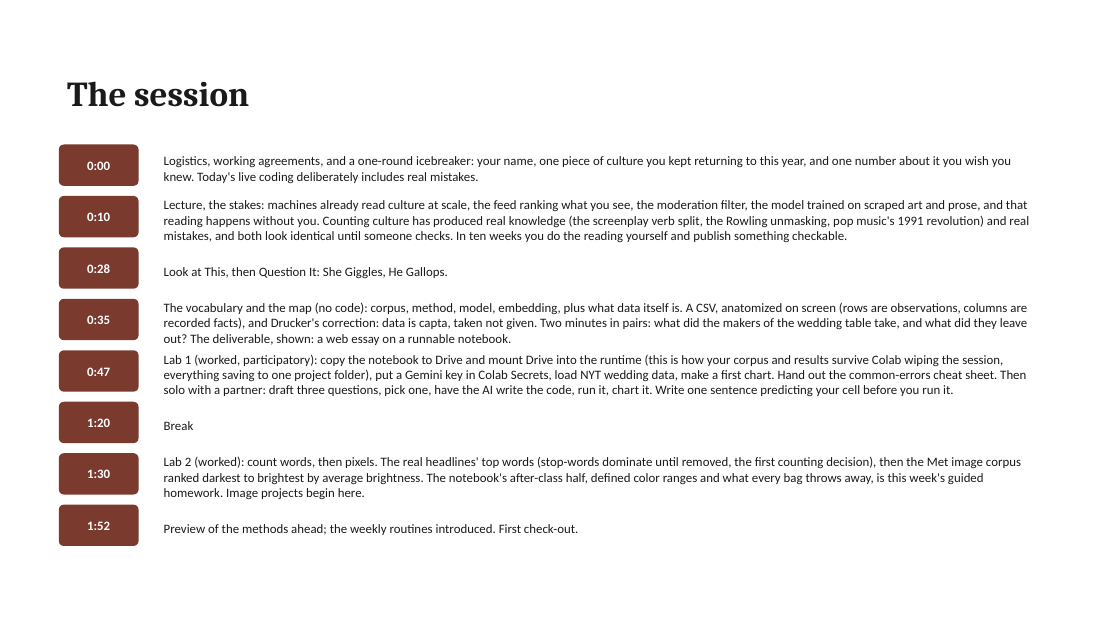
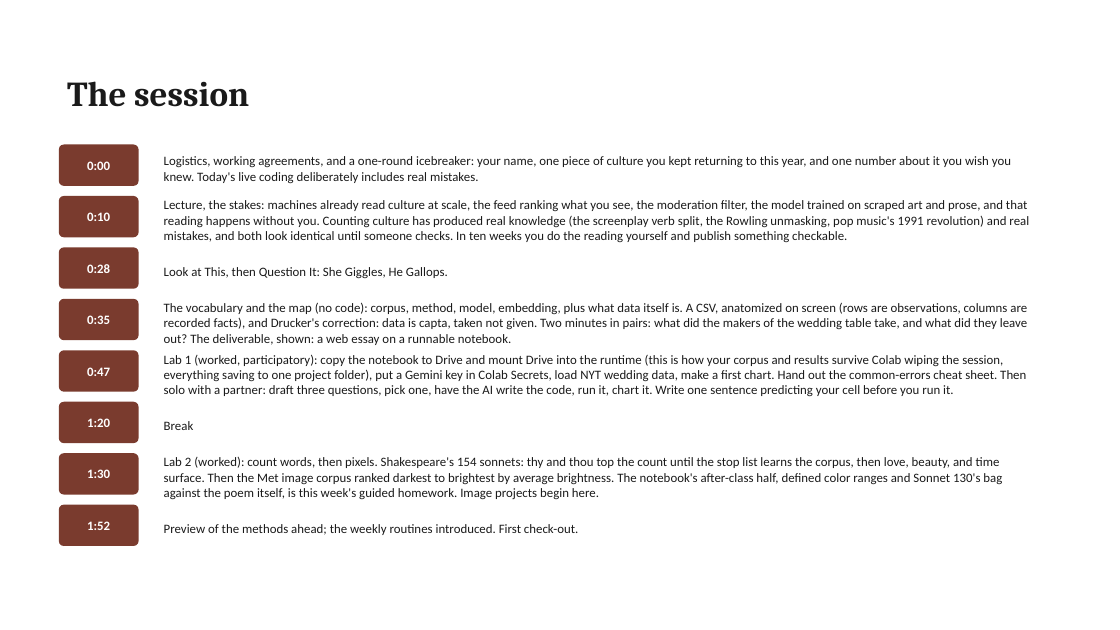
Before and after one commit to lucianli123/culture-as-data-2026, a slide deck: slide 16 of slides/pptx/week-01.pptx (slide 15 before the commit). Drawn at 1120x630 pixels with LibreOffice and Linux fonts; fonts in the diff are those of the drawing. Boxes give left, top, right and bottom in pixels: in the first picture for what was removed or moved away, otherwise in the second. Text is boxed around its words. In the diff, an @@ line names an element or a change of style, - is before the commit and + after.

Commit message:
Week 1 words pivot to Shakespeare's sonnets; quantification theory shelf on the deck
The word corpus is now the 154 sonnets (Gutenberg #1041, snapshotted with
derived counts): a two-stage stop-word lesson (a modern list leaves thy and
thou on top; a list that fits the corpus surfaces love 195 times, then
beauty and time), a SONNET_WORD dial across the sequence (black spikes at
the dark-lady sonnets), and the maximal bag-of-words loss as centerpiece -
Sonnet 130's bag is a catalogue of praise the poem negates line by line:
the count reads a love poem, Shakespeare wrote a satire of them. The
headlines section retires; its derived file is replaced by sonnet counts.

The deck gains 'Quantification has a literature (the theory shelf, never
required)': Porter's technology of distance, Bowker and Star's categories-
have-politics, Gitelman's no-raw-data, Scott's legibility, with Drucker as
the door and Data Feminism as the undercurrent. The what-is-data slide
points to it; the bag-loss and three-shapes slides carry the sonnet
material; lesson plan and syllabus rows updated.

```diff
--- a/slides/pptx/week-01.pptx
+++ b/slides/pptx/week-01.pptx
@@ text at (x1=164, y1=457, x2=1002, y2=499): text changed @@
-Lab 2 (worked): count words, then pixels. The real headlines' top words (stop-words dominate until removed, the first counting decision), then the Met image corpus ranked darkest to brightest by average brightness. The notebook's after-class half, defined color ranges and what every bag throws away, is this week's guided homework. Image projects begin here.
+Lab 2 (worked): count words, then pixels. Shakespeare's 154 sonnets: thy and thou top the count until the stop list learns the corpus, then love, beauty, and time surface. Then the Met image corpus ranked darkest to brightest by average brightness. The notebook's after-class half, defined color ranges and Sonnet 130's bag against the poem itself, is this week's guided homework. Image projects begin here.
```
Also in this commit, not shown: 6 other slides changed, 1 slide added, 20 other files.
